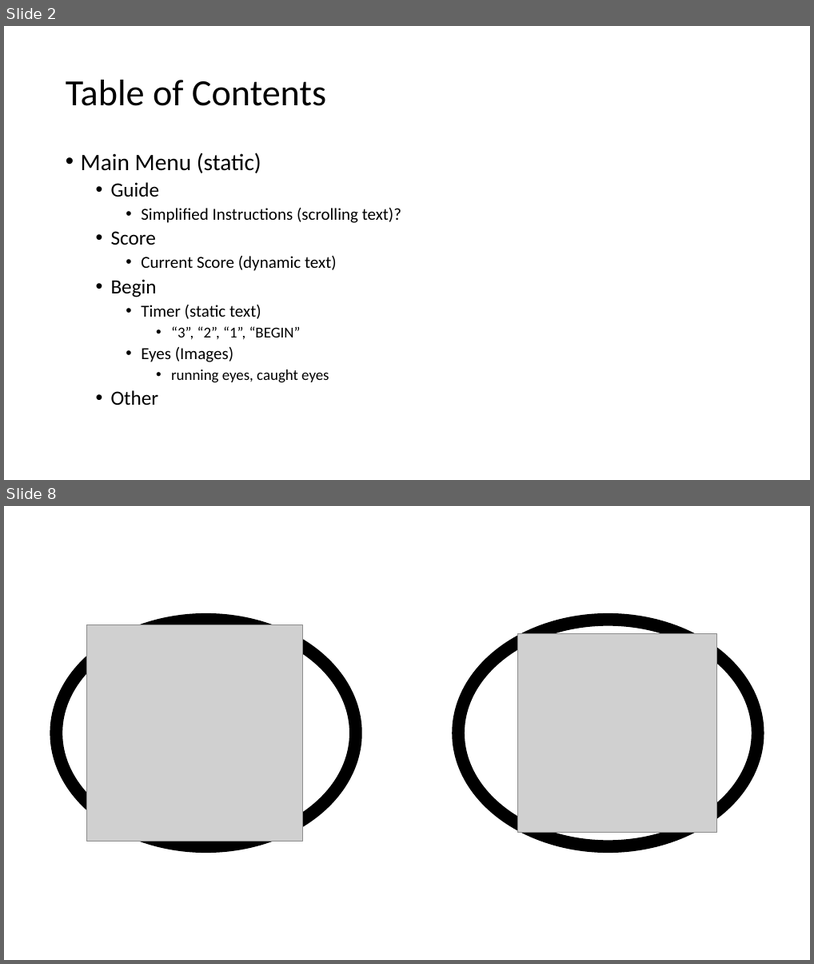
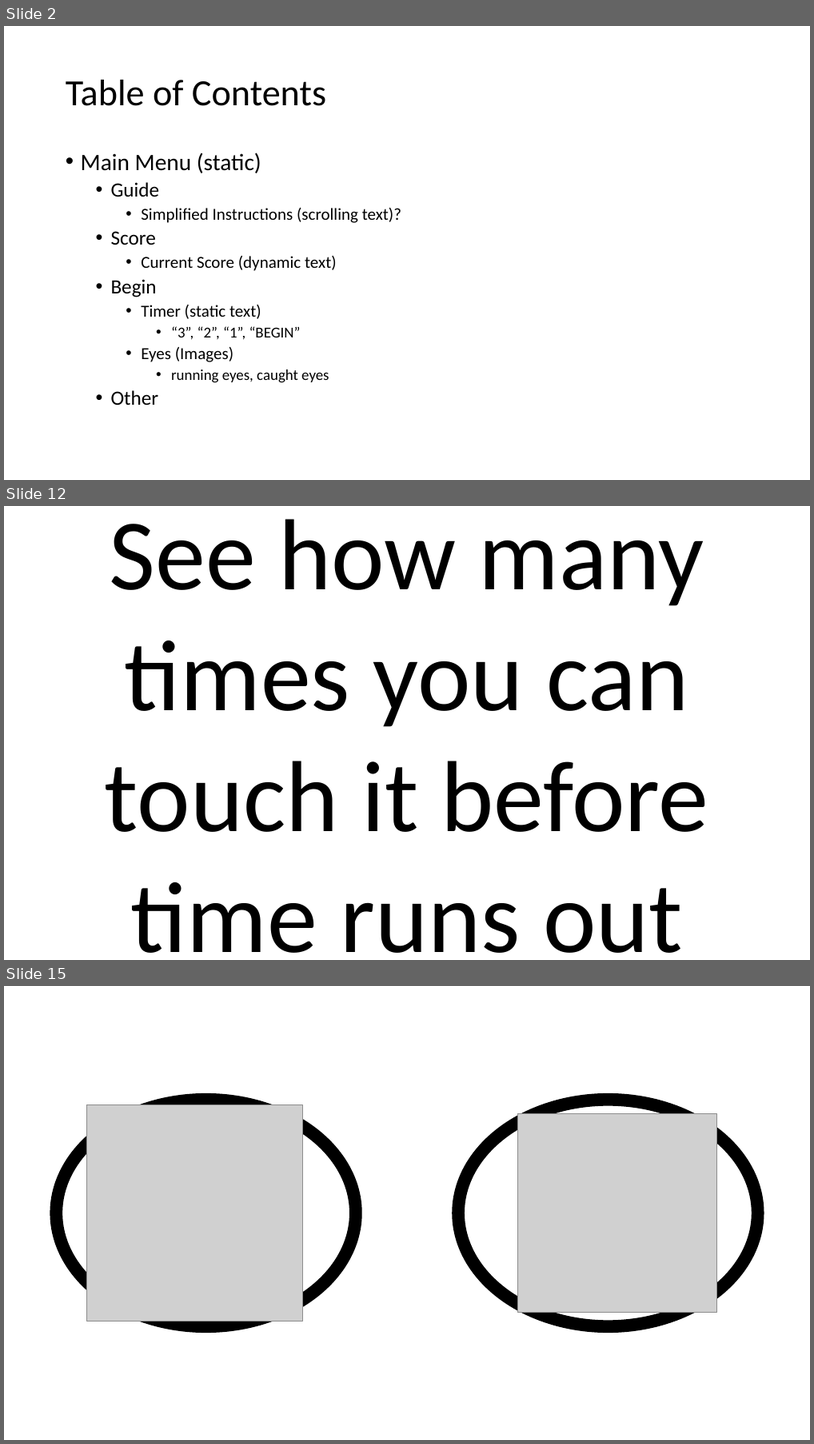
Before and after one commit to SimonRockhold/StrokeRehabRobotCapstone, a slide deck: Experiments/OLED_Screen/doc/screen_deck.pptx. Shown one above the other, each under a label of ours: slides 2 and 8 before the commit, slides 2, 12 and 15 after it; the slides between them are not shown. The pictures are 814x964 and 814x1444 pixels, drawn with LibreOffice and Linux fonts; fonts in the diff are those of the drawing; grey boxes stand for pictures. Boxes give left, top, right and bottom in pixels: in the first picture for what was removed or moved away, otherwise in the second. Text is boxed around its words. In the diff, an @@ line names an element or a change of style, - is before the commit and + after.

```diff
--- a/Experiments/OLED_Screen/doc/screen_deck.pptx
+++ b/Experiments/OLED_Screen/doc/screen_deck.pptx
@@ slide 12 added at (4,506,810,960), background #FFFFFF @@
@@ text added at (105,519,710,952), 120 pt, text #000000 @@
+See how many
+times you can
+touch it before
+time runs out
@@ what was slide 8 is now slide 15 @@
```
Also in this commit, not shown: 8 slides changed, 9 other slides added, 2 slides removed, 3 other files.
